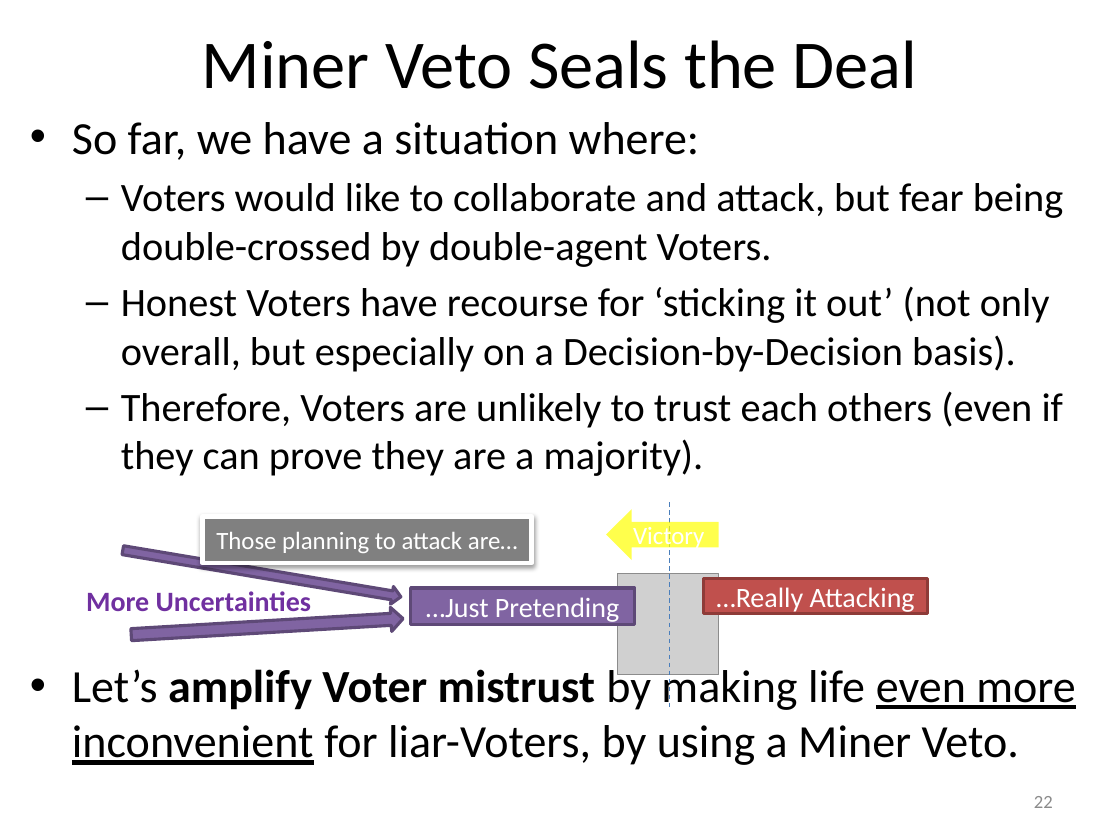
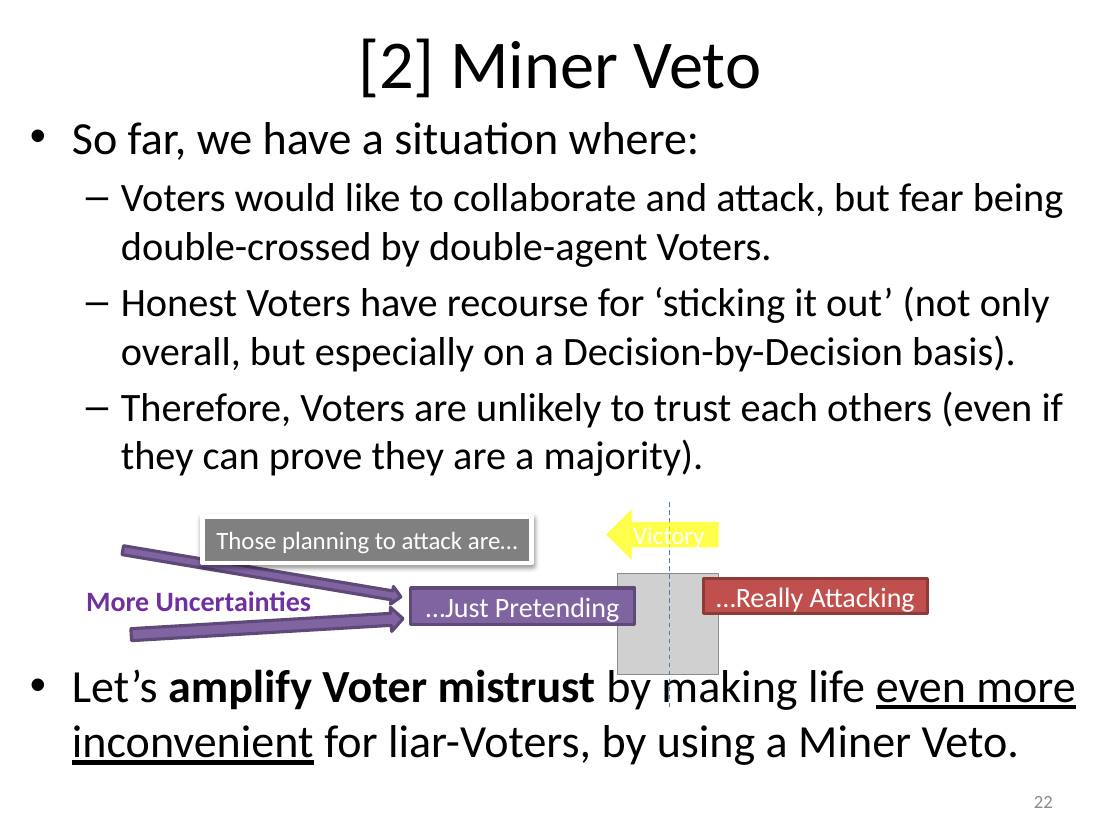
Before and after one commit to truthcoin/www.truthcoin.info, a slide deck: slide 22 of presentations/truthcoin-outcomes.pptx. Drawn at 1120x840 pixels with LibreOffice and Linux fonts; fonts in the diff are those of the drawing; grey boxes stand for pictures. Boxes give left, top, right and bottom in pixels: in the first picture for what was removed or moved away, otherwise in the second. Text is boxed around its words. In the diff, an @@ line names an element or a change of style, - is before the commit and + after.

```diff
--- a/presentations/truthcoin-outcomes.pptx
+++ b/presentations/truthcoin-outcomes.pptx
@@ title at box(358, 38, 761, 98): text changed @@
-Miner Veto Seals the Deal
+[2] Miner Veto
```
Also in this commit, not shown: 12 other slides changed, 1 slide added, 5 other files.
